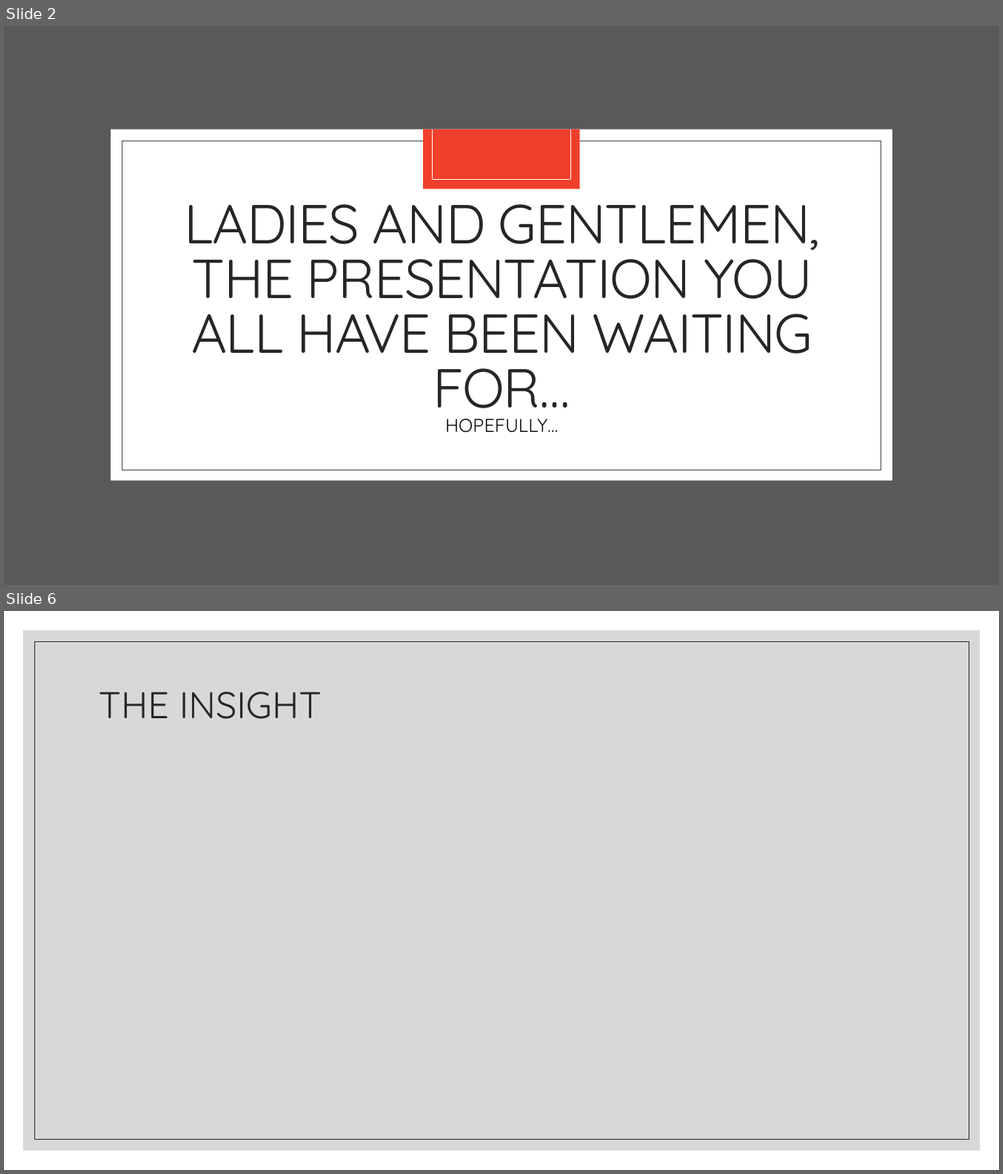
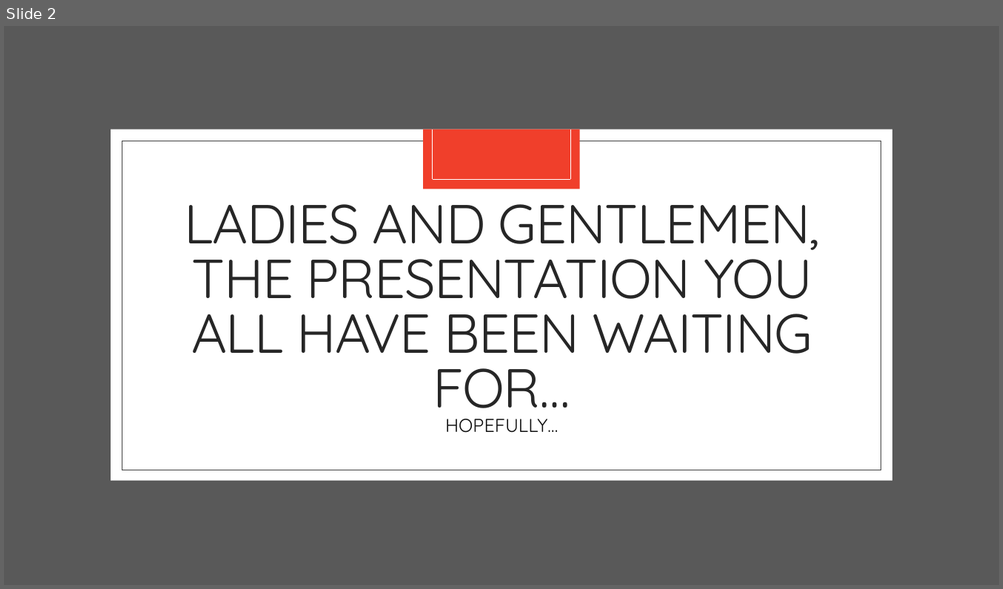
Before and after one commit to JeniLam/Spotify-Dashboard, a slide deck: gOGOGAGA.pptx. Shown one above the other, each under a label of ours: slides 2 and 6 before the commit, slide 2 after it; the slides between them are not shown. The pictures are 1003x1174 and 1003x589 pixels, drawn with LibreOffice and Linux fonts; fonts in the diff are those of the drawing. Boxes give left, top, right and bottom in pixels: in the first picture for what was removed or moved away, otherwise in the second. Text is boxed around its words. In the diff, an @@ line names an element or a change of style, - is before the commit and + after.

```diff
--- a/gOGOGAGA.pptx
+++ b/gOGOGAGA.pptx
@@ slide 6 removed at (4,611,999,1170), background #FFFFFF @@
@@ rectangle removed at (23,630,980,1151) @@
@@ rectangle removed at (34,641,969,1140) @@
@@ title removed at (99,692,321,719) @@
-THE INSIGHT
```
Also in this commit, not shown: 1 slide changed, 6 slides added, 4 other slides removed.
